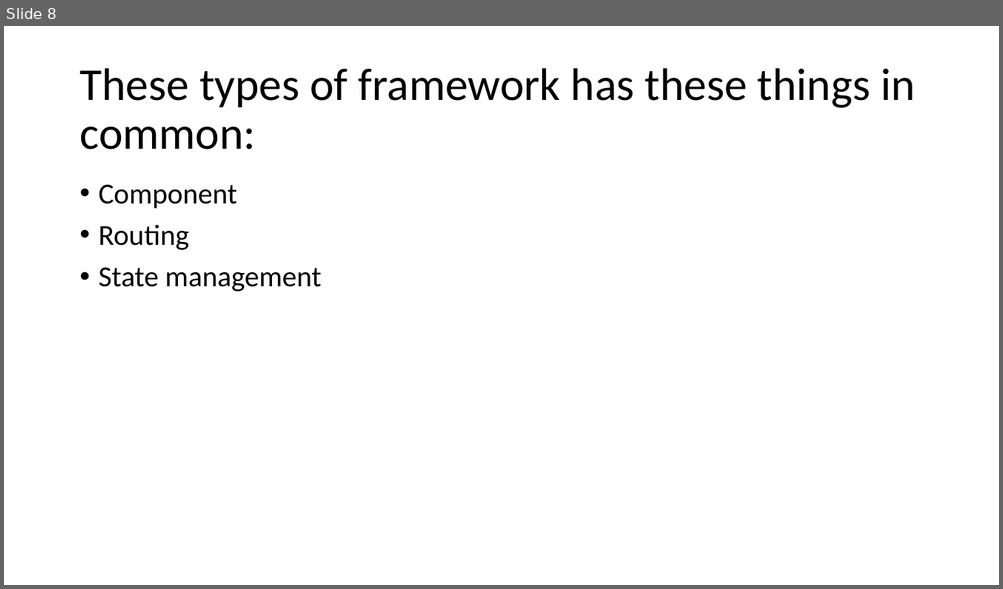
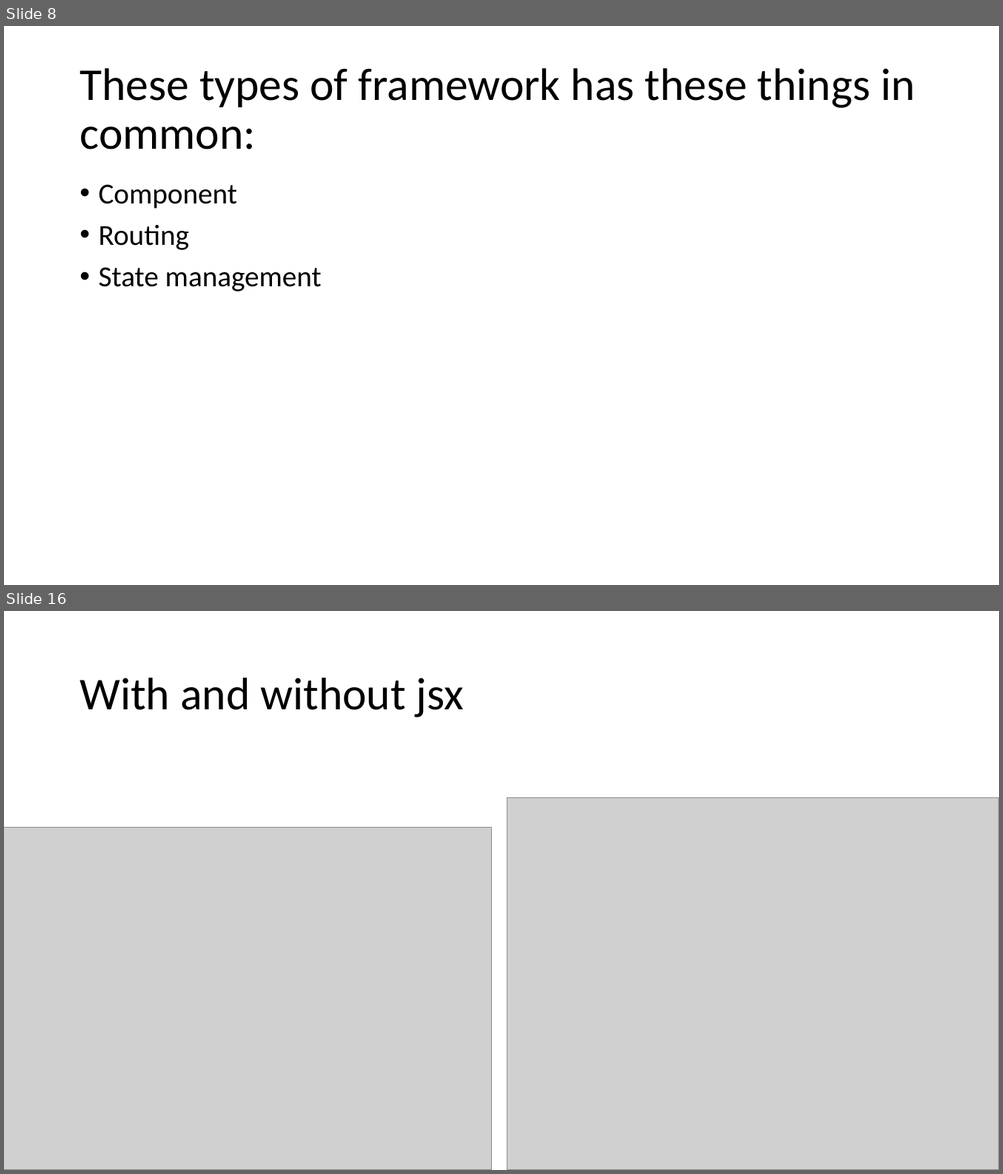
Before and after one commit to Prasundas99/Web-Development-Traning, a slide deck: 14.React/React.pptx. Shown one above the other, each under a label of ours: slide 8 before the commit, slides 8 and 16 after it; the slides between them are not shown. The pictures are 1003x589 and 1003x1174 pixels, drawn with LibreOffice and Linux fonts; fonts in the diff are those of the drawing; grey boxes stand for pictures. Boxes give left, top, right and bottom in pixels: in the first picture for what was removed or moved away, otherwise in the second. Text is boxed around its words. In the diff, an @@ line names an element or a change of style, - is before the commit and + after.

```diff
--- a/14.React/React.pptx
+++ b/14.React/React.pptx
@@ slide 16 added at (4, 611, 999, 1170), background #FFFFFF @@
@@ title added at (79, 678, 464, 718), 44 pt, text #000000 @@
+With and without jsx
@@ picture added at (507, 797, 999, 1170) @@
@@ picture added at (4, 827, 491, 1170) @@
```
Also in this commit, not shown: 1 slide changed, 7 other slides added, 23 other files.
